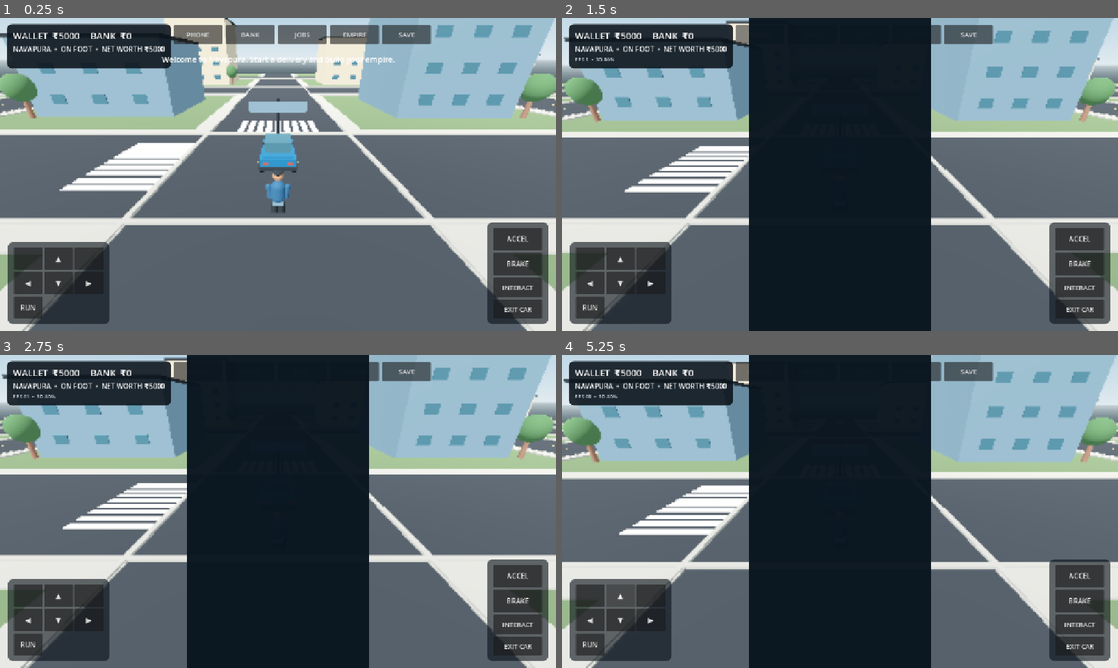
Above: before the commit, frames 1-4 (two rows, left to right).
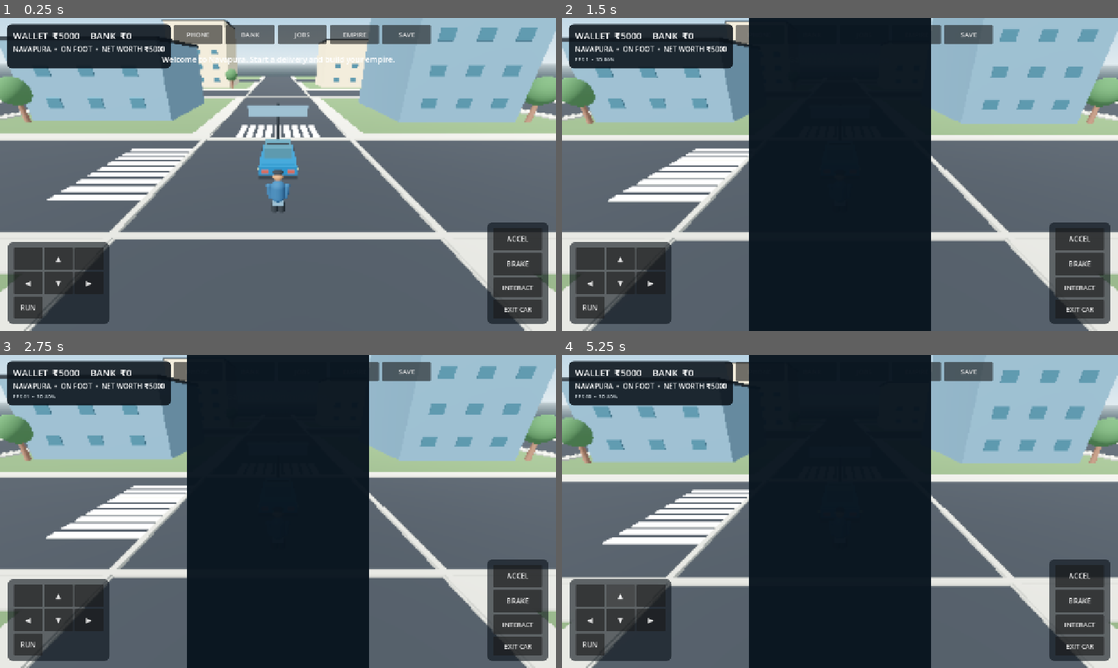
Above: after the commit, the same moments.

Repository: g82202773-coder/-blue-orbit-731
Game: Godot game, scene res://scenes/main.tscn
The game is run twice, just before and just after one commit, with the same random seed, the same clock (stepped at 60 frames per second) and the same inputs.
Inputs (mouse positions are in pixels of both pictures, inside the frame that each line leads up to):
- Up to frame 1 (0.25 s): no input
- Up to frame 2 (1.5 s): click "SAVE" at 0.5 s; click "PHONE" at 1.25 s
- Up to frame 3 (2.75 s): click "BANK" at 2 s
- Up to frame 4 (5.25 s): click "JOBS" at 2.75 s; click "EMPIRE" at 3.5 s; click (589, 596) at 4.27 s; click "▲" at 5 s

The runs differ from the first frame. In frame 1, 18% of the frame differs, in the area x 0-100%, y 0-100%; in frame 2, 9.1%; in frame 3, 9.0%; in frame 4, 9.6%.

Commit message:
Persist car and motorbike transforms plus active driving state

Diff:
--- a/scripts/game_state.gd
+++ b/scripts/game_state.gd
@@ -16,7 +16,13 @@
 var bike_owned: bool = false
 var uncollected_shop_income: int = 0
 var missions_completed: int = 0
-var player_position: Vector3 = Vector3(0.0, 0.0, 5.4)
+var player_position: Vector3 = Vector3(0.0, 0.0, 4.5)
+var car_position: Vector3 = Vector3(0.0, 0.72, 0.0)
+var car_rotation_y: float = 0.0
+var bike_position: Vector3 = Vector3(6.0, 0.58, 0.0)
+var bike_rotation_y: float = 0.0
+var was_driving: bool = false
+var active_vehicle_kind: String = "car"
 var transactions: Array[String] = []
 
 func _ready() -> void:
@@ -145,6 +151,16 @@
 
 func set_player_position(position: Vector3) -> void:
     player_position = position
+
+func set_vehicle_state(kind: String, position: Vector3, rotation_y: float, is_driving: bool) -> void:
+    active_vehicle_kind = kind
+    was_driving = is_driving
+    if kind == "motorbike":
+        bike_position = position
+        bike_rotation_y = rotation_y
+    else:
+        car_position = position
+        car_rotation_y = rotation_y
 
 func save_game() -> void:
     var data := {
@@ -161,6 +177,16 @@
         "player_x": player_position.x,
         "player_y": player_position.y,
         "player_z": player_position.z,
+        "car_x": car_position.x,
+        "car_y": car_position.y,
+        "car_z": car_position.z,
+        "car_rotation_y": car_rotation_y,
+        "bike_x": bike_position.x,
+        "bike_y": bike_position.y,
+        "bike_z": bike_position.z,
+        "bike_rotation_y": bike_rotation_y,
+        "was_driving": was_driving,
+        "active_vehicle_kind": active_vehicle_kind,
         "transactions": transactions
     }
     var file := FileAccess.open(SAVE_PATH, FileAccess.WRITE)
@@ -196,8 +222,22 @@
     player_position = Vector3(
         float(parsed.get("player_x", 0.0)),
         float(parsed.get("player_y", 0.0)),
-        float(parsed.get("player_z", 8.0))
+        float(parsed.get("player_z", 4.5))
     )
+    car_position = Vector3(
+        float(parsed.get("car_x", 0.0)),
+        float(parsed.get("car_y", 0.72)),
+        float(parsed.get("car_z", 0.0))
+    )
+    car_rotation_y = float(parsed.get("car_rotation_y", 0.0))
+    bike_position = Vector3(
+        float(parsed.get("bike_x", 6.0)),
+        float(parsed.get("bike_y", 0.58)),
+        float(parsed.get("bike_z", 0.0))
+    )
+    bike_rotation_y = float(parsed.get("bike_rotation_y", 0.0))
+    was_driving = bool(parsed.get("was_driving", false))
+    active_vehicle_kind = str(parsed.get("active_vehicle_kind", "car"))
     transactions.clear()
     for item in parsed.get("transactions", []):
         transactions.append(str(item))
